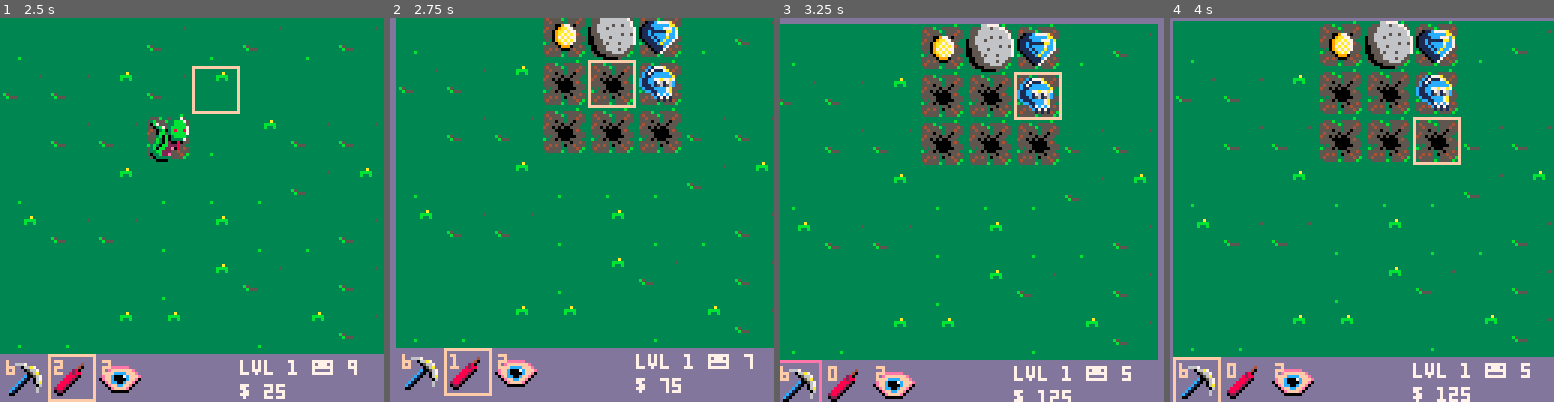
Above: before the commit, frames 1-4 (left to right).
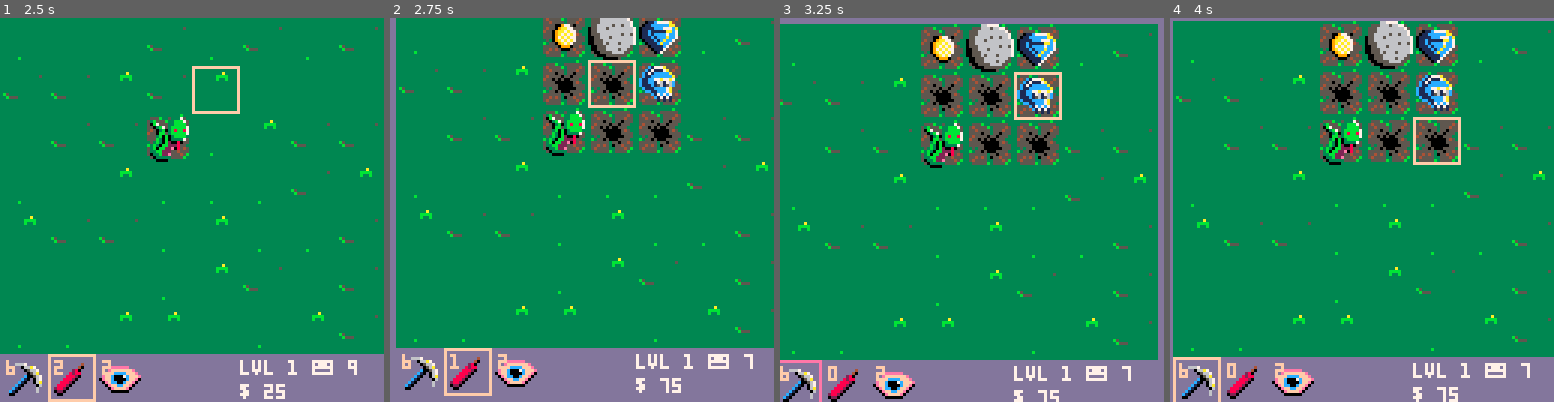
Above: after the commit, the same moments.

Repository: seanpackham/lost-and-found
Game: PICO-8 cartridge main.p8
The game is run twice, just before and just after one commit, with the same random seed, the same clock (stepped at 60 frames per second) and the same inputs.
Inputs:
- Up to frame 1 (2.5 s): tap X (X key) at 0.33, 1.07, 1.85 s; tap O (Z key) at 0.7, 1.7, 2.1 s; hold Right 1.6-2.1 s; hold Up 2.15-2.42 s; hold Right from 2.47 s (still down)
- Up to frame 2 (2.75 s): keep holding Right; tap O (Z key) at 2.5 s
- Up to frame 3 (3.25 s): tap O (Z key) at 2.9 s; tap X (X key) at 2.97 s; release Right at 3.03 s; hold Left from 3.08 s (still down)
- Up to frame 4 (4 s): tap O (Z key) at 3.3, 3.7 s; release Left at 3.58 s; hold Down 3.63-3.97 s

Frame 1 is identical in both runs. In frame 2, 0.7% of the frame differs, in the area x 40-51%, y 24-36%; in frame 3, 0.8%; in frame 4, 0.9%, in the area x 39-94%, y 26-100%.

Commit message:
Fix dynamite

Diff:
--- a/main.p8
+++ b/main.p8
@@ -76,24 +76,28 @@
  for x = cursor.x - 1 , cursor.x + 1 do
 		for y = cursor.y - 1, cursor.y + 1 do
 			local tile = tiles[clamp(x, 1, 8)][clamp(y, 1, 7)]
-			add(tile.sprites, dig_tile)
-
-			if tile.e then
-
-				if tile.e.type == "loot" then
-					sfx(6)
-					money += tile.e.value
-					add(tile.sprites, tile.e)
-				else
-					-- dyanmite kill critters
-					if tile.e.name == "snake" or tile.e.name == "spider" then
-							tile.e = nil
-					-- still take environment damage
+
+			if #tile.sprites == 1 then
+				add(tile.sprites, dig_tile)
+
+				if tile.e then
+					if tile.e.type == "loot" then
+						sfx(6)
+						money += tile.e.value
+						add(tile.sprites, tile.e)
 					else
-						workers -= tile.e.value
-						add(tile.sprites, tile.e)
+						-- dyanmite kill critters
+						if tile.e.name == "snake" or tile.e.name == "spider" then
+								tile.e = nil
+						-- still take environment damage
+						else
+							workers -= tile.e.value
+							add(tile.sprites, tile.e)
+						end
 					end
+				-- if entity
 				end
+			-- if not mined
 			end
 
 	 end
@@ -292,7 +296,7 @@
 		sspr(80, 32, 32, 32, 32, 12, 64, 64)
 
 		if items[1].uses > 0 or items[2].uses > 0 then
-			print("x to exit", 45, 120, 7)
+			print("x to exit", 20, 120, 7)
 		end
 
 		for k, v in pairs(items) do
